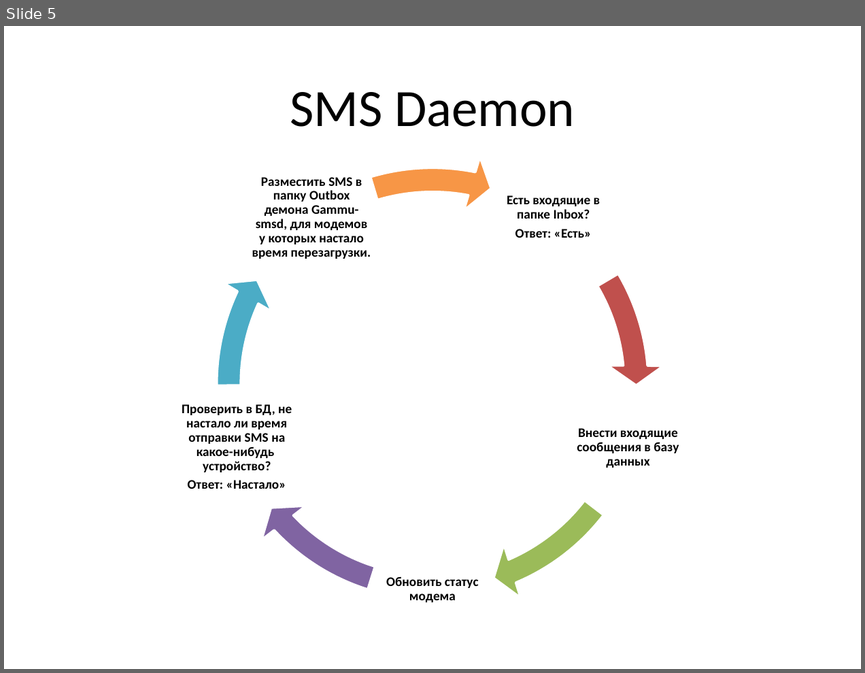
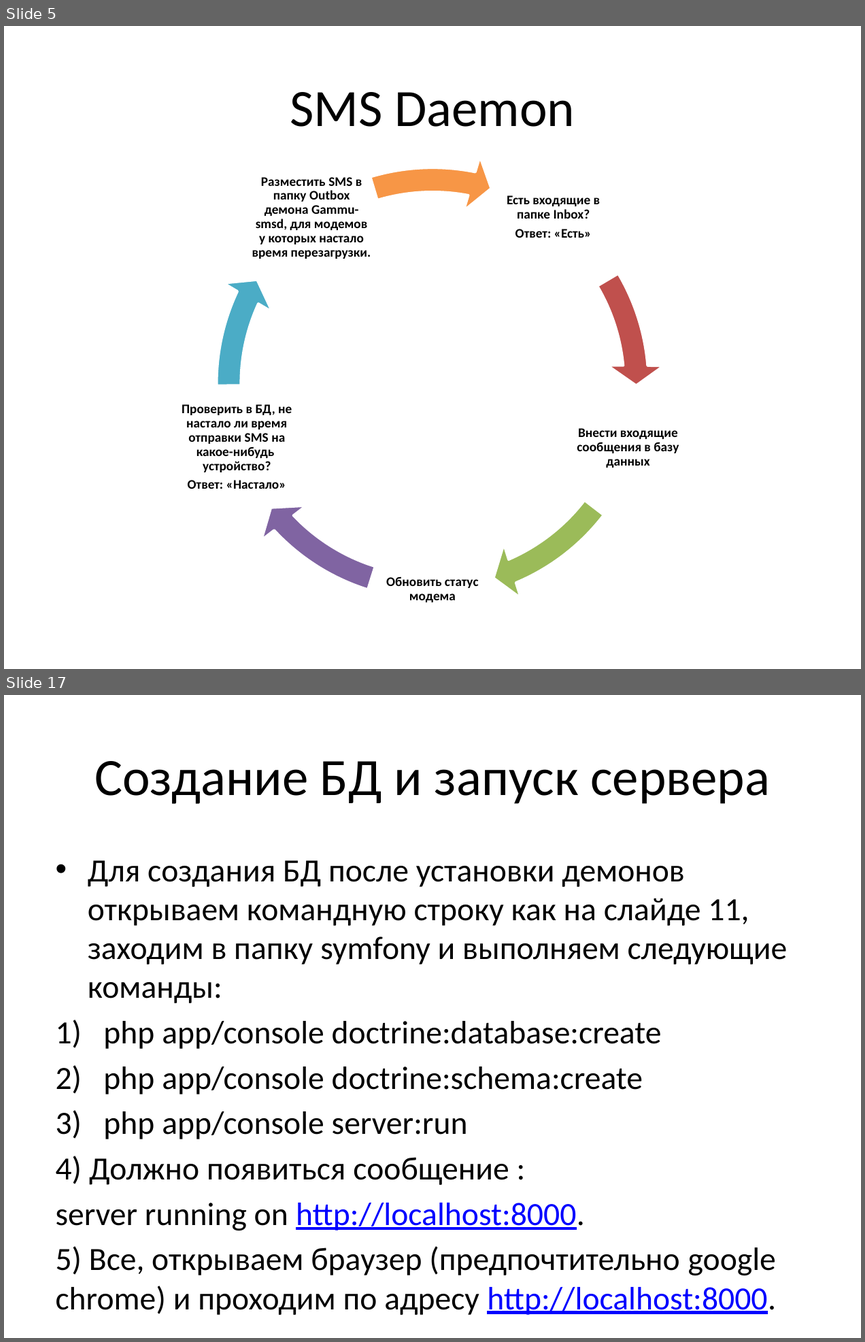
Before and after one commit to humantom88/city_lightning_symphony, a slide deck: doc/SUNO Mmanager.pptx. Shown one above the other, each under a label of ours: slide 5 before the commit, slides 5 and 17 after it; the slides between them are not shown. The pictures are 865x673 and 865x1342 pixels, drawn with LibreOffice and Linux fonts; fonts in the diff are those of the drawing. Boxes give left, top, right and bottom in pixels: in the first picture for what was removed or moved away, otherwise in the second. Text is boxed around its words. In the diff, an @@ line names an element or a change of style, - is before the commit and + after.

```diff
--- a/doc/SUNO Mmanager.pptx
+++ b/doc/SUNO Mmanager.pptx
@@ slide 17 added at (4, 695, 861, 1338), background #FFFFFF @@
@@ title added at (94, 761, 770, 804), 44 pt, text #000000 @@
+Создание БД и запуск сервера
@@ text added at (56, 860, 787, 1314), 27.2 pt, text #000000 @@
+• Для создания БД после установки демонов открываем командную строку как на слайде 11, заходим в папку symfony и выполняем следующие команды:
+1) php app/console doctrine:database:create
+2) php app/console doctrine:schema:create
+3) php app/console server:run
+4) Должно появиться сообщение :
+server running on http://localhost:8000.
+5) Все, открываем браузер (предпочтительно google chrome) и проходим по адресу http://localhost:8000.
```
Also in this commit, not shown: 1 slide changed, 20 other slides added, 10 other files.
